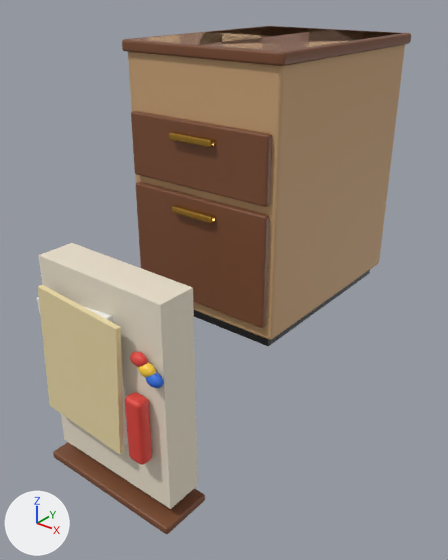
The FBX model Game/Assets/Game/Art/Models/Rooms/RmDrawerUnit.fbx, before and after one commit.
Rendered twice from a 50 mm camera at (0.892, -1.305, 0.782) aimed at (0.014, -0.208, 0.102). Arrows for +X, +Y and +Z are at lower left; the lights stay in place. The first picture is the older version. Where no turn or scale is listed for an object, it has been applied to the vertices.

In view in the first picture: 'DrawerBody', 'RmDrawerUnitBody'.
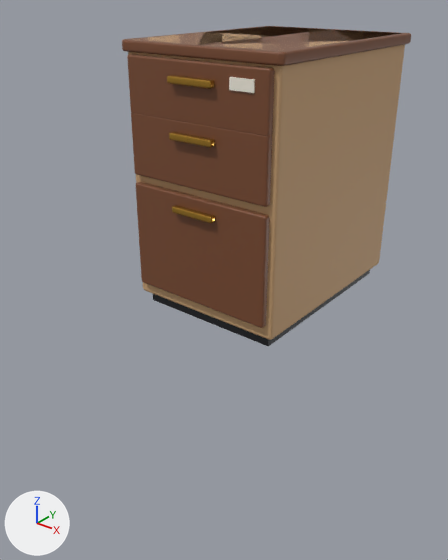
Location of each change, [x1, y1, x2, y2] in pixels of the pictures (448 x 560 px):
'DrawerBody', deleted: before [37, 243, 205, 534]
    faces in mat_m_rmcream (pale yellow #ede3cf): [38, 243, 198, 509]
    faces in mat_m_manila (beige #e9d8a6): [38, 285, 124, 454]
    faces in mat_m_rmwalnut (brown #7a4b30): [53, 442, 205, 534]
    faces in mat_m_plasticred (red #e2453c): [125, 351, 152, 465]
    faces in mat_m_paper (white #f7f5ef): [37, 297, 128, 446]
'Drawer', now drawn: after [127, 54, 275, 136]
    faces in mat_m_rmwalnut (brown #7a4b30): [127, 54, 275, 136]
    faces in mat_m_rmbrass (orange #c99a3f): [167, 75, 214, 89]
    faces in mat_m_rmlabel (white #f6f0e2): [229, 77, 255, 93]

Diff of the bpy script that builds the scene:
```diff
--- a/Game/Assets/Game/Art/Models/Rooms/RmDrawerUnit.fbx.py
+++ b/Game/Assets/Game/Art/Models/Rooms/RmDrawerUnit.fbx.py
@@ me_drawer @@
+me_drawer.from_pydata(...)  # 302 vertices, 306 faces; spans x -0.195..0.195, y -0.065..0.073, z -0.25..0.311
+me_drawer.materials.append(mat_m_plasticred)  # red #e2453c
+me_drawer.materials.append(mat_m_duckyellow)  # yellow #ffd23f
+me_drawer.materials.append(mat_m_plasticblue)  # blue #2f6fde
+me_drawer.materials.append(mat_m_rmwalnut)  # brown #7a4b30
+me_drawer.materials.append(mat_m_manila)  # beige #e9d8a6
+me_drawer.materials.append(mat_m_rmlabel)  # white #f6f0e2
+me_drawer.materials.append(mat_m_paper)  # white #f7f5ef
+me_drawer.materials.append(mat_m_rmbrass)  # orange #c99a3f
+me_drawer.materials.append(mat_m_rmcream)  # pale yellow #ede3cf
@@ ob_drawerbody @@
-ob_drawerbody = bpy.data.objects.new('DrawerBody', me_drawerbody)
-ob_drawerbody.location = (0.13, -0.615, 0.12)
@@ ob_drawer @@
-ob_drawer = bpy.data.objects.new('Drawer', None)
+ob_drawer = bpy.data.objects.new('Drawer', me_drawer)
 ob_drawer.parent = ob_rmdrawerunit
```
